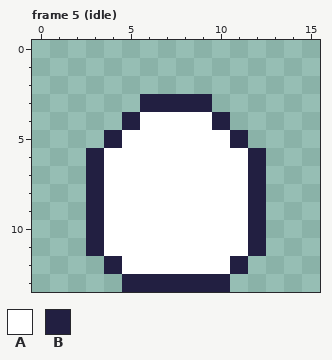
File history of a pixel-art file, core/assets/ase/actor_bomb.ase. The picture above is the old version.
16x14 pixels, 5 frames. Shown: frame 5 (idle). The commit also changed other frames, which this record leaves out.
Palette (. is transparent): A #ffffff  B #221f41
The same view after the edit:
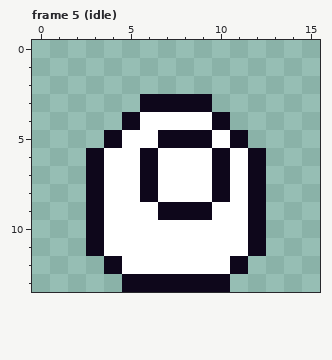
The edit:
layer "normal" added
layer "poison" added
layer "fire_bomb" added
layer "ice_bomb" added
layer "small" added
layer "bomb" removed
colour B: #221f41 -> #0e071b
Frame 5 (idle), layer "small":
y 5: x 7..9 AAA -> BBB
y 6..8: x 6 A -> B; x 10 A -> B
y 9: x 7..9 AAA -> BBB
Where, in picture pixels (left, top, right, bottom), the same in both pictures:
changed: (86, 94, 266, 292)
